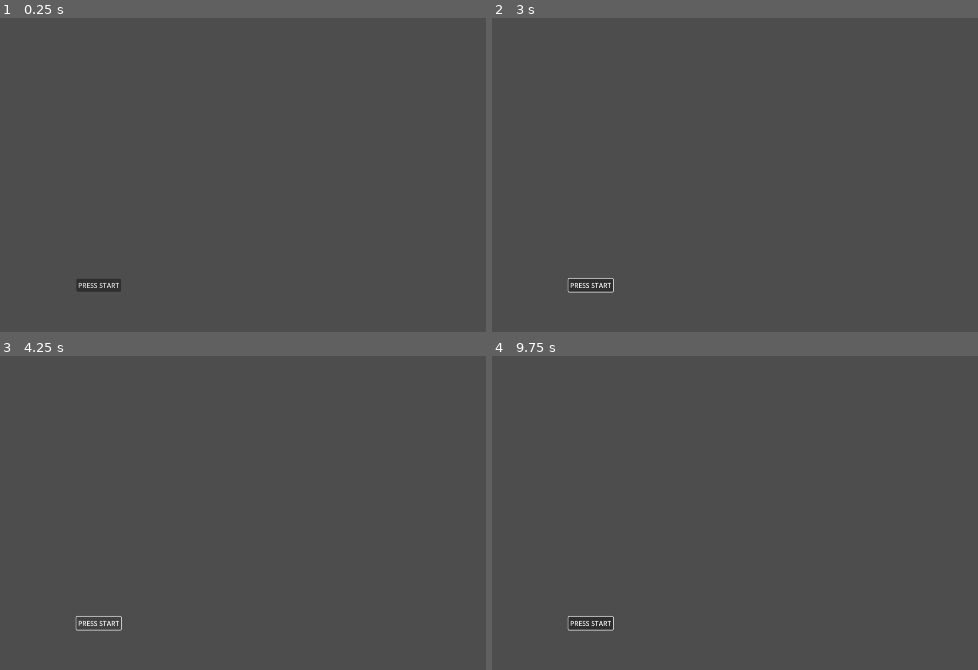
Above: before the commit, frames 1-4 (two rows, left to right).
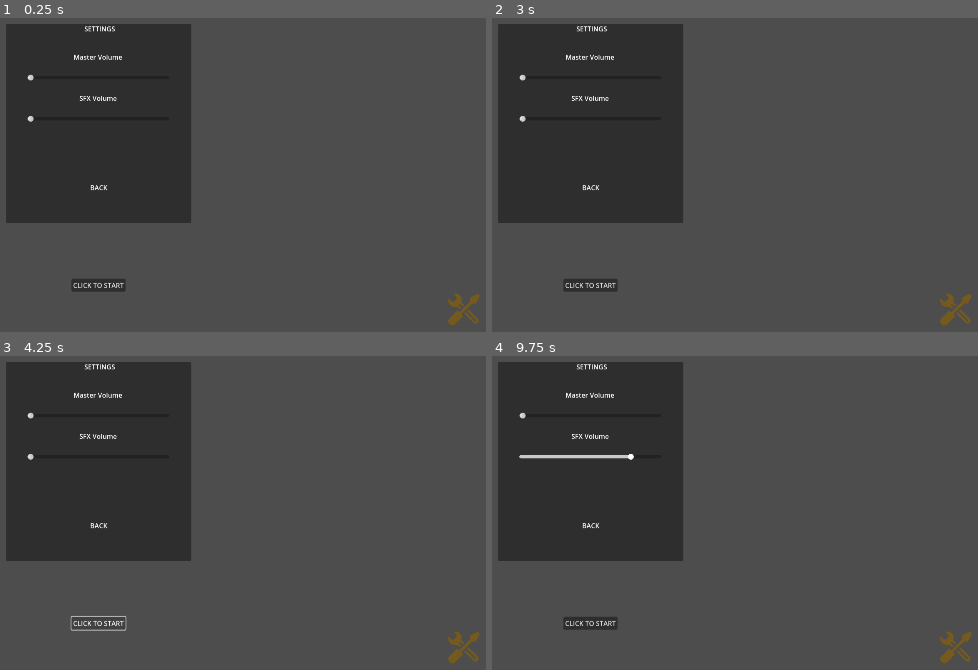
Above: after the commit, the same moments.

Repository: Fanny-Pack-Studios/medialunas-ggj23
Game: Godot game, scene res://src/UI_TitleScreen.tscn
The game is run twice, just before and just after one commit, with the same random seed, the same clock (stepped at 60 frames per second) and the same inputs. This scene is started directly instead of the project's main scene.
Inputs (mouse positions are in pixels of both pictures, inside the frame that each line leads up to):
- Up to frame 1 (0.25 s): no input
- Up to frame 2 (3 s): click (953, 310) at 0.52 s; click "PRESS START" (after the commit: "CLICK TO START") at 1.25 s; click "PRESS START" (after the commit: "CLICK TO START") at 2 s; click (953, 310) at 2.77 s
- Up to frame 3 (4.25 s): click "PRESS START" (after the commit: "CLICK TO START") at 3.5 s
- Up to frame 4 (9.75 s): click (953, 648) at 4.27 s; tap Enter at 5, 6.5, 8 s; move the mouse to (764, 434) at 5.02 s; click (764, 434) at 5.17 s; tap Space at 5.75, 7.25, 8.75 s; move the mouse to (outside the picture) at 5.77 s; click (outside the picture) at 5.92 s; move the mouse to (671, 356) at 6.52 s; click (671, 356) at 6.67 s; move the mouse to (550, 544) at 7.27 s; click (550, 544) at 7.42 s; move the mouse to (832, 522) at 8.02 s; click (832, 522) at 8.17 s; move the mouse to (outside the picture) at 8.77 s; click (outside the picture) at 8.92 s; move the mouse to (628, 456) at 9.52 s; click (628, 456) at 9.67 s

The runs differ from the first frame. In frame 1, 24% of the frame differs, in the area x 1-99%, y 1-98%; in frame 2, 25%, in the area x 1-99%, y 1-99%; in frame 3, 24%; in frame 4, 24%.

Commit message:
UI Title Screen

Diff:
--- a/bonsai-shop/src/UI_TitleScreen.tscn
+++ b/bonsai-shop/src/UI_TitleScreen.tscn
@@ -1,4 +1,8 @@
-[gd_scene format=3 uid="uid://wwnvvp71clcp"]
+[gd_scene load_steps=3 format=3 uid="uid://wwnvvp71clcp"]
+
+[ext_resource type="Texture2D" uid="uid://c2s27oemud0so" path="res://textures/settings-svgrepo-com.png" id="1_cwh75"]
+
+[sub_resource type="Theme" id="Theme_1ek8j"]
 
 [node name="Control" type="Control"]
 layout_mode = 3
@@ -21,4 +25,86 @@
 offset_bottom = -121.0
 grow_horizontal = 2
 grow_vertical = 0
-text = "PRESS START"
+text = "CLICK TO START"
+
+[node name="TextureButton" type="TextureButton" parent="."]
+layout_mode = 1
+anchors_preset = 3
+anchor_left = 1.0
+anchor_top = 1.0
+anchor_right = 1.0
+anchor_bottom = 1.0
+offset_left = -120.0
+offset_top = -117.0
+offset_right = 264.0
+offset_bottom = 267.0
+grow_horizontal = 0
+grow_vertical = 0
+scale = Vector2(0.2, 0.2)
+texture_normal = ExtResource("1_cwh75")
+texture_pressed = ExtResource("1_cwh75")
+texture_hover = ExtResource("1_cwh75")
+texture_disabled = ExtResource("1_cwh75")
+texture_focused = ExtResource("1_cwh75")
+
+[node name="Panel" type="Panel" parent="."]
+layout_mode = 1
+anchors_preset = 8
+anchor_left = 0.5
+anchor_top = 0.5
+anchor_right = 0.5
+anchor_bottom = 0.5
+offset_left = -222.0
+offset_top = -225.0
+offset_right = 223.0
+offset_bottom = 254.0
+grow_horizontal = 2
+grow_vertical = 2
+
+[node name="Label" type="Label" parent="Panel"]
+layout_mode = 2
+offset_right = 450.0
+offset_bottom = 26.0
+text = "SETTINGS"
+horizontal_alignment = 1
+
+[node name="MenuBox" type="VBoxContainer" parent="Panel"]
+layout_mode = 0
+offset_left = 51.0
+offset_top = 68.0
+offset_right = 392.0
+offset_bottom = 418.0
+theme = SubResource("Theme_1ek8j")
+theme_override_constants/separation = 30
+
+[node name="MasterVol" type="Label" parent="Panel/MenuBox"]
+layout_mode = 2
+text = "Master Volume"
+horizontal_alignment = 1
+
+[node name="HSlider" type="HSlider" parent="Panel/MenuBox"]
+layout_mode = 2
+
+[node name="SFXVol" type="Label" parent="Panel/MenuBox"]
+layout_mode = 2
+text = "SFX Volume"
+horizontal_alignment = 1
+
+[node name="HSlider2" type="HSlider" parent="Panel/MenuBox"]
+layout_mode = 2
+
+[node name="Label2" type="Label" parent="Panel"]
+layout_mode = 1
+anchors_preset = 7
+anchor_left = 0.5
+anchor_top = 1.0
+anchor_right = 0.5
+anchor_bottom = 1.0
+offset_left = -224.5
+offset_top = -97.0
+offset_right = 225.5
+offset_bottom = -71.0
+grow_horizontal = 2
+grow_vertical = 0
+text = "BACK"
+horizontal_alignment = 1
--- /dev/null
+++ b/bonsai-shop/textures/UI_Settings_icon_svg.svg
@@ -0,0 +1,17 @@
+<?xml version="1.0" encoding="iso-8859-1"?>
+<!-- Uploaded to: SVG Repo, www.svgrepo.com, Generator: SVG Repo Mixer Tools -->
+<svg fill="#000000" height="800px" width="800px" version="1.1" id="Capa_1" xmlns="http://www.w3.org/2000/svg" xmlns:xlink="http://www.w3.org/1999/xlink"
+	 viewBox="0 0 482.568 482.568" xml:space="preserve">
+<g>
+	<g>
+		<path d="M116.993,203.218c13.4-1.8,26.8,2.8,36.3,12.3l24,24l22.7-22.6l-32.8-32.7c-5.1-5.1-5.1-13.4,0-18.5s13.4-5.1,18.5,0
+			l32.8,32.8l22.7-22.6l-24.1-24.1c-9.5-9.5-14.1-23-12.3-36.3c4-30.4-5.7-62.2-29-85.6c-23.8-23.8-56.4-33.4-87.3-28.8
+			c-4.9,0.7-6.9,6.8-3.4,10.3l30.9,30.9c14.7,14.7,14.7,38.5,0,53.1l-19,19c-14.7,14.7-38.5,14.7-53.1,0l-31-30.9
+			c-3.5-3.5-9.5-1.5-10.3,3.4c-4.6,30.9,5,63.5,28.8,87.3C54.793,197.518,86.593,207.218,116.993,203.218z"/>
+		<path d="M309.193,243.918l-22.7,22.6l134.8,134.8c5.1,5.1,5.1,13.4,0,18.5s-13.4,5.1-18.5,0l-134.8-134.8l-22.7,22.6l138.9,138.9
+			c17.6,17.6,46.1,17.5,63.7-0.1s17.6-46.1,0.1-63.7L309.193,243.918z"/>
+		<path d="M361.293,153.918h59.9l59.9-119.7l-29.9-29.9l-119.8,59.8v59.9l-162.8,162.3l-29.3-29.2l-118,118
+			c-24.6,24.6-24.6,64.4,0,89s64.4,24.6,89,0l118-118l-29.9-29.9L361.293,153.918z"/>
+	</g>
+</g>
+</svg>
Not shown: 1 places in bonsai-shop/src/Bonsai.tscn that only renumber resources
Not shown: 1 places in bonsai-shop/src/Flower.tscn that only renumber resources
Not shown: 1 places in bonsai-shop/src/Leaves.tscn that only renumber resources
Not shown: 1 places in bonsai-shop/src/Trunk.tscn that only renumber resources
Not shown, added: bonsai-shop/textures/UI_Settings_icon_svg.svg.import
Binary file added: bonsai-shop/textures/settings-svgrepo-com.png
Not shown, added: bonsai-shop/textures/settings-svgrepo-com.png.import
